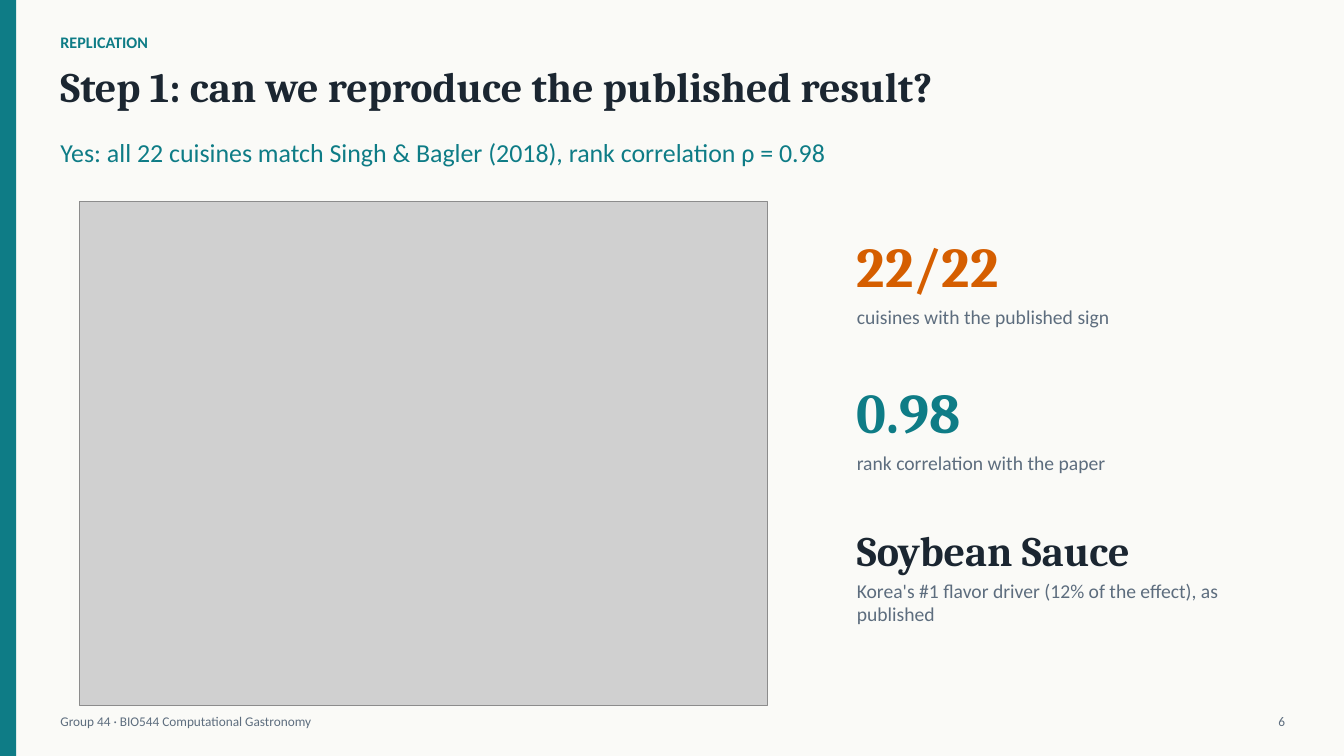
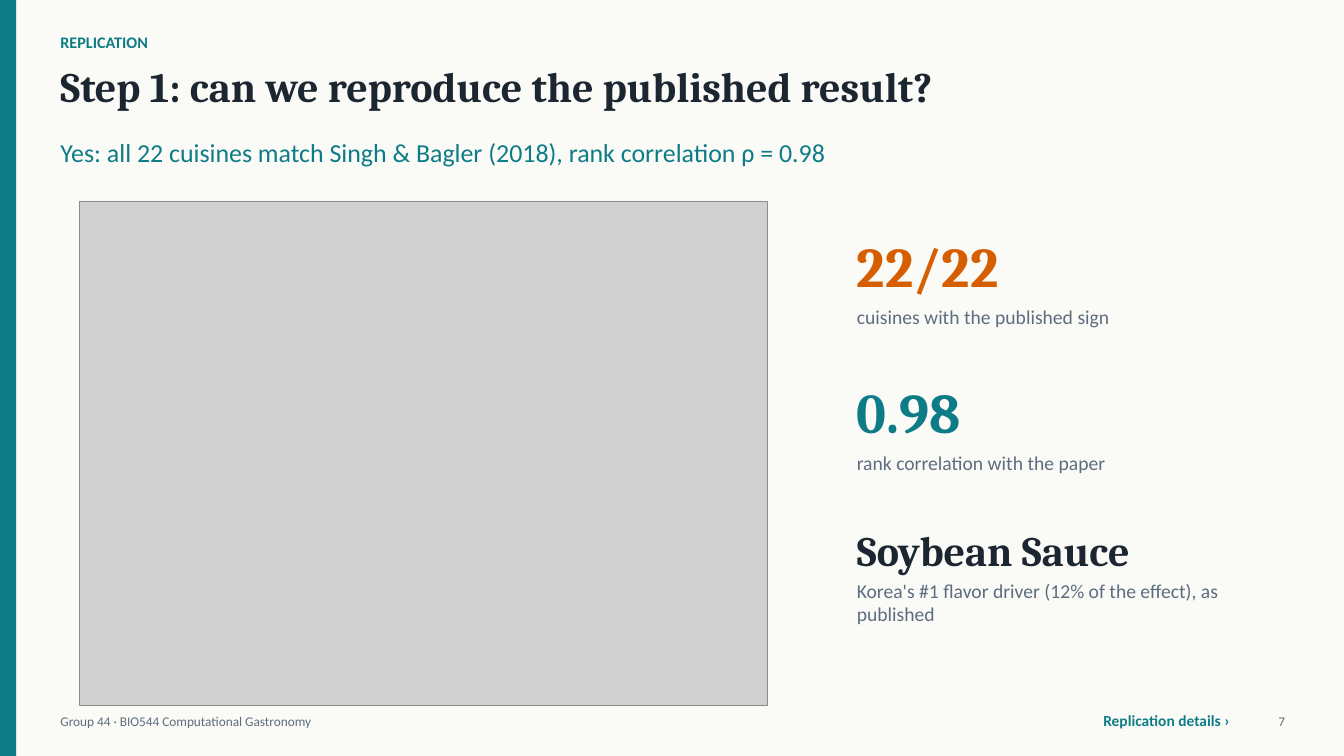
Before and after one commit to Nishant7p/CGAS-Project, a slide deck: slide 7 of deliverables/Group44_BIO544_slides.pptx (slide 6 before the commit). Drawn at 1344x756 pixels with LibreOffice and Linux fonts; fonts in the diff are those of the drawing; grey boxes stand for pictures. Boxes give left, top, right and bottom in pixels: in the first picture for what was removed or moved away, otherwise in the second. Text is boxed around its words. In the diff, an @@ line names an element or a change of style, - is before the commit and + after.

```diff
--- a/deliverables/Group44_BIO544_slides.pptx
+++ b/deliverables/Group44_BIO544_slides.pptx
@@ text added at (x1=1103, y1=715, x2=1220, y2=729), 11 pt, text #0E7C86, bold @@
+Replication details ›
@@ text at (x1=1278, y1=717, x2=1285, y2=726): text changed @@
-6
+7
```
Also in this commit, not shown: 20 other slides changed, 2 slides added, 1 slide removed, 27 other files.
